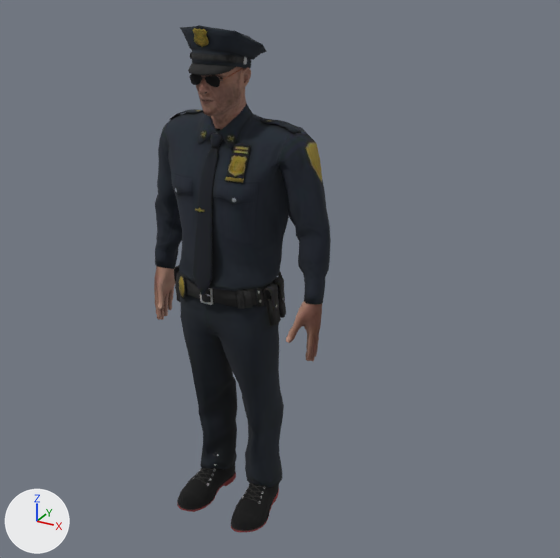
Two versions of the glTF model src/assets/models/cop.glb, one commit apart.
Rendered twice from a 50 mm camera at (1.38, -2.14, 2.09) aimed at (0.15, 0.1, 0.97). The axes (+X, +Y, +Z) are drawn at lower left. The lights are the same throughout. The picture after the commit comes second. Vertices at exactly the same position are counted once.

The scene before the commit, as lines of its bpy script (objects in view):
```python
me_bodymesh = bpy.data.meshes.new('Bodymesh')
me_bodymesh.from_pydata(...)  # 5991 vertices, 11568 faces; spans x -0.357..0.344, y -0.122..0.122, z 0.713..1.771
me_bodymesh.materials.append(mat_body)  # picture img_mall_cop_body_diffuse
me_bottomsmesh = bpy.data.meshes.new('Bottomsmesh')
me_bottomsmesh.from_pydata(...)  # 1525 vertices, 2978 faces; spans x -0.229..0.2, y -0.138..0.164, z 0.089..1.022
me_bottomsmesh.materials.append(mat_bottom)  # picture img_mall_cop_bottom_diffuse
me_hatsmesh = bpy.data.meshes.new('Hatsmesh')
me_hatsmesh.from_pydata(...)  # 530 vertices, 1024 faces; spans x -0.141..0.128, y -0.131..0.159, z 1.698..1.85
me_hatsmesh.materials.append(mat_hat)  # picture img_mall_cop_hat_diffuse
me_shoesmesh = bpy.data.meshes.new('Shoesmesh')
me_shoesmesh.from_pydata(...)  # 3470 vertices, 6628 faces; spans x -0.205..0.184, y -0.18..0.144, z 0.0..0.219
me_shoesmesh.materials.append(mat_shoes)  # picture img_mall_cop_shoes_diffuse
me_topsmesh = bpy.data.meshes.new('Topsmesh')
me_topsmesh.from_pydata(...)  # 1359 vertices, 2690 faces; spans x -0.36..0.36, y -0.164..0.18, z 0.925..1.599
me_topsmesh.materials.append(mat_top)  # picture img_mall_cop_top_diffuse
ob_body = bpy.data.objects.new('Body', me_bodymesh)
ob_body.location = (0.0, 0.0, 0.0)
ob_bottoms = bpy.data.objects.new('Bottoms', me_bottomsmesh)
ob_bottoms.location = (0.0, 0.0, 0.0)
ob_hats = bpy.data.objects.new('Hats', me_hatsmesh)
ob_hats.location = (0.0, 0.0, 0.0)
ob_shoes = bpy.data.objects.new('Shoes', me_shoesmesh)
ob_shoes.location = (0.0, 0.0, 0.0)
ob_tops = bpy.data.objects.new('Tops', me_topsmesh)
ob_tops.location = (0.0, 0.0, 0.0)
```
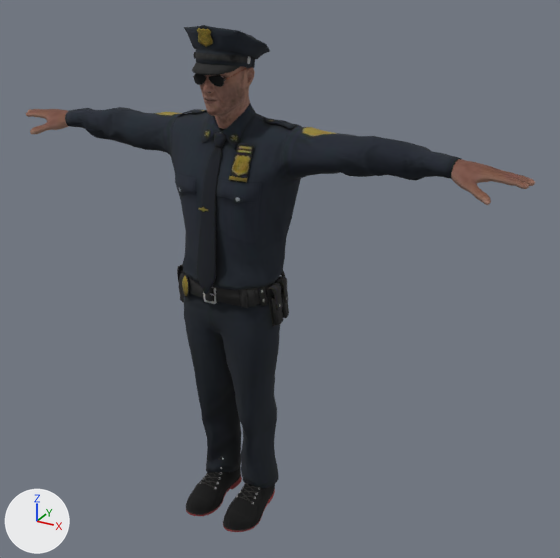
Boxes [x1, y1, x2, y2] around the edits, measured in the pictures (560 x 558 px; the box of a moved part takes in the faces that stretch with it):
'Tops', reshaped (124% wider)
    before: [155, 103, 331, 305]
    after: [65, 103, 461, 294]
'Bottoms', reshaped
    before: [174, 265, 286, 488]
    after: [177, 264, 289, 489]
'Body', reshaped
    before: [154, 67, 322, 361]
    after: [26, 66, 535, 205]
'Shoes', reshaped (13% narrower)
    before: [177, 452, 279, 532]
    after: [186, 456, 275, 532]
'Hats', moved
    before: [180, 25, 267, 75]
    after: [184, 25, 270, 75]
part 1 of me_bodymesh, moved or reshaped
    before: [196, 67, 251, 129]
    after: [200, 66, 255, 129]
part 2 of me_bodymesh, moved or reshaped
    before: [154, 266, 175, 320]
    after: [26, 109, 68, 134]
part 3 of me_bodymesh, moved or reshaped
    before: [286, 301, 322, 361]
    after: [451, 159, 535, 205]
part 4 of me_bottomsmesh, moved or reshaped
    before: [185, 278, 273, 308]
    after: [189, 277, 277, 307]
part 5 of me_bottomsmesh, moved or reshaped
    before: [174, 265, 179, 284]
    after: [177, 264, 183, 282]
part 6 of me_bottomsmesh, moved or reshaped
    before: [200, 288, 214, 305]
    after: [203, 288, 217, 304]
part 7 of me_bottomsmesh, moved or reshaped
    before: [254, 287, 264, 307]
    after: [258, 287, 268, 306]
part 8 of me_bottomsmesh, moved or reshaped
    before: [179, 275, 186, 298]
    after: [182, 275, 189, 297]
part 9 of me_bottomsmesh, moved or reshaped
    before: [175, 271, 286, 487]
    after: [179, 270, 289, 489]
part 11 of me_shoesmesh, moved or reshaped
    before: [177, 452, 236, 512]
    after: [186, 456, 242, 516]
part 12 of me_shoesmesh, moved or reshaped
    before: [231, 483, 279, 532]
    after: [223, 484, 275, 532]
part 13 of me_topsmesh, moved or reshaped
    before: [195, 208, 205, 213]
    after: [198, 207, 208, 212]
part 14 of me_topsmesh, moved or reshaped
    before: [210, 133, 223, 148]
    after: [214, 133, 226, 148]
part 15 of me_topsmesh, moved or reshaped
    before: [225, 143, 251, 183]
    after: [229, 143, 254, 182]
part 16 of me_topsmesh, moved or reshaped
    before: [192, 147, 218, 295]
    after: [196, 147, 222, 294]
part 17 of me_topsmesh, moved or reshaped
    before: [155, 103, 331, 305]
    after: [65, 103, 461, 288]

The change, as a list of edits to the scene's bpy script:
```text
Change me_bodymesh:
    remove me_bodymesh.from_pydata(...)  # 5991 vertices, 11568 faces; spans x -0.357..0.344, y -0.122..0.122, z 0.713..1.771
    add me_bodymesh.from_pydata(...)  # 5991 vertices, 11568 faces; spans x -0.987..0.987, y -0.112..0.146, z 0.955..1.771
    me_bodymesh part 1: the loose piece of 2700 vertices spanning x -0.093..0.079, y -0.122..0.108, z 1.514..1.771 is moved by (0.008, 0.01, 0.0)
    me_bodymesh part 2: 682 of 5991 vertices moved; they spanned x -0.357..-0.273, y -0.05..0.097, z 0.714..1.013 and now span x -0.987..-0.687, y 0.002..0.146, z 1.395..1.485; mean shift (-0.555, 0.051, 0.632); largest move (-0.344, 0.039, 0.714) -> (-0.987, 0.099, 1.458)
    me_bodymesh part 3: 682 of 5991 vertices moved; they spanned x 0.258..0.344, y -0.058..0.092, z 0.713..1.012 and now span x 0.687..0.987, y -0.004..0.14, z 1.392..1.493; mean shift (0.571, 0.051, 0.629); largest move (0.324, 0.031, 0.714) -> (0.987, 0.092, 1.451)
    other edits to the shape of me_bodymesh do not show in these pictures
Change me_bottomsmesh:
    remove me_bottomsmesh.from_pydata(...)  # 1525 vertices, 2978 faces; spans x -0.229..0.2, y -0.138..0.164, z 0.089..1.022
    add me_bottomsmesh.from_pydata(...)  # 1525 vertices, 2978 faces; spans x -0.22..0.206, y -0.128..0.172, z 0.087..1.023
    me_bottomsmesh part 4: the loose piece of 154 vertices spanning x -0.187..0.168, y -0.137..0.15, z 0.928..1.017 is moved by (0.008, 0.01, 0.001)
    me_bottomsmesh part 5: the loose piece of 70 vertices spanning x -0.227..-0.171, y -0.039..0.065, z 0.893..1.002 is scaled about its middle by (1, 0.999, 1.01), then moved by (0.008, 0.01, 0.0)
    me_bottomsmesh part 6: the loose piece of 24 vertices spanning x -0.035..0.016, y -0.135..-0.124, z 0.931..1.022 is moved by (0.008, 0.01, 0.001)
    me_bottomsmesh part 7: the loose piece of 20 vertices spanning x 0.137..0.166, y -0.063..-0.031, z 0.924..0.998 is moved by (0.007, 0.01, 0.001)
    me_bottomsmesh part 8: the loose piece of 42 vertices spanning x -0.166..-0.102, y -0.124..-0.074, z 0.912..1.003 is moved by (0.008, 0.01, 0.001)
    me_bottomsmesh part 9: 913 of 1525 vertices moved; they spanned x -0.229..0.2, y -0.13..0.164, z 0.089..1.003 and now span x -0.22..0.206, y -0.12..0.172, z 0.087..1.004; mean shift (0.008, -0.004, 0.0); largest move (-0.181, 0.05, 0.432) -> (-0.15, 0.023, 0.43)
    other edits to the shape of me_bottomsmesh do not show in these pictures
Change me_hatsmesh:
    remove me_hatsmesh.from_pydata(...)  # 530 vertices, 1024 faces; spans x -0.141..0.128, y -0.131..0.159, z 1.698..1.85
    add me_hatsmesh.from_pydata(...)  # 530 vertices, 1024 faces; spans x -0.134..0.136, y -0.121..0.169, z 1.698..1.85
    me_hatsmesh part 10: the whole mesh is moved by (0.008, 0.01, 0.0)
Change me_shoesmesh:
    remove me_shoesmesh.from_pydata(...)  # 3470 vertices, 6628 faces; spans x -0.205..0.184, y -0.18..0.144, z 0.0..0.219
    add me_shoesmesh.from_pydata(...)  # 3470 vertices, 6628 faces; spans x -0.159..0.158, y -0.19..0.135, z 0.0..0.222
    me_shoesmesh part 11: 1313 of 3470 vertices moved; they spanned x -0.205..-0.066, y -0.179..0.143, z 0.0..0.218 and now span x -0.159..-0.024, y -0.19..0.133, z 0.001..0.221; mean shift (0.034, -0.011, 0.0); largest move (-0.148, -0.177, 0.022) -> (-0.095, -0.188, 0.025)
    me_shoesmesh part 12: 901 of 3470 vertices moved; they spanned x 0.045..0.184, y -0.18..0.144, z 0.0..0.219 and now span x 0.023..0.158, y -0.19..0.135, z 0.0..0.222; mean shift (-0.016, -0.011, -0.001); largest move (0.127, -0.178, 0.021) -> (0.094, -0.188, 0.019)
    other edits to the shape of me_shoesmesh do not show in these pictures
Change me_topsmesh:
    remove me_topsmesh.from_pydata(...)  # 1359 vertices, 2690 faces; spans x -0.36..0.36, y -0.164..0.18, z 0.925..1.599
    add me_topsmesh.from_pydata(...)  # 1359 vertices, 2690 faces; spans x -0.772..0.766, y -0.154..0.19, z 0.977..1.599
    me_topsmesh part 13: the loose piece of 38 vertices spanning x -0.042..-0.004, y -0.13..-0.127, z 1.261..1.276 is moved by (0.008, 0.01, 0.001)
    me_topsmesh part 14: the loose piece of 56 vertices spanning x -0.032..0.021, y -0.058..-0.025, z 1.461..1.508 is moved by (0.008, 0.01, 0.0)
    me_topsmesh part 15: the loose piece of 32 vertices spanning x 0.06..0.123, y -0.1..-0.033, z 1.372..1.486 is moved by (0.007, 0.01, 0.0)
    me_topsmesh part 16: the loose piece of 112 vertices spanning x -0.046..0.033, y -0.164..-0.049, z 0.976..1.468 is moved by (0.008, 0.01, 0.001)
    me_topsmesh part 17: 1121 of 1359 vertices moved; they spanned x -0.36..0.36, y -0.156..0.18, z 0.925..1.599 and now span x -0.772..0.766, y -0.146..0.19, z 0.989..1.599; mean shift (0.007, 0.013, 0.122); largest move (0.336, 0.078, 0.934) -> (0.766, 0.118, 1.484)
```
